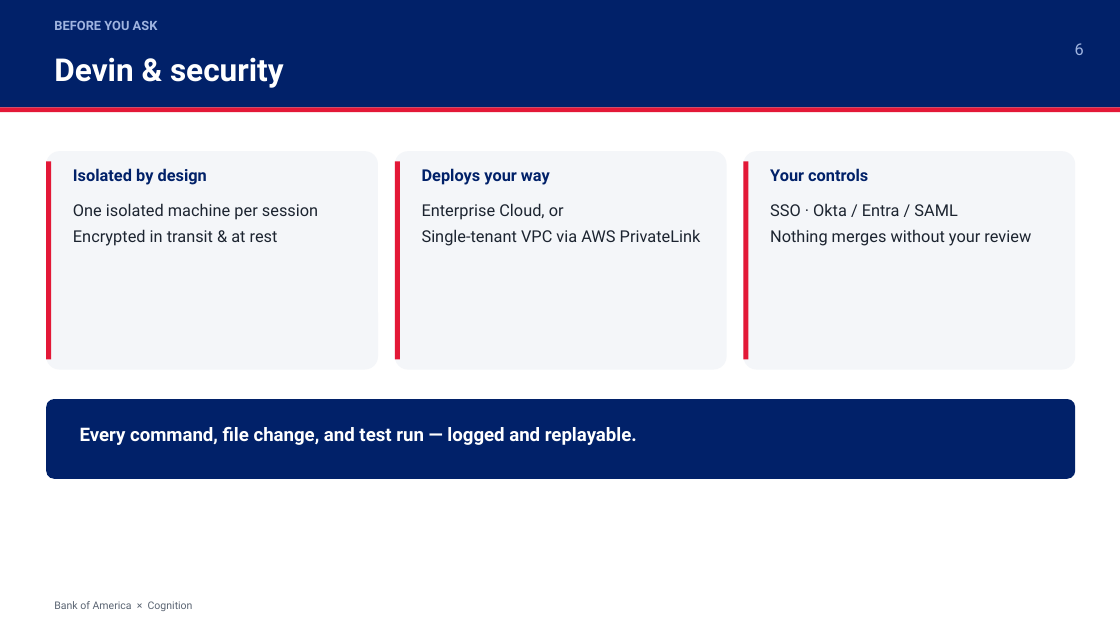
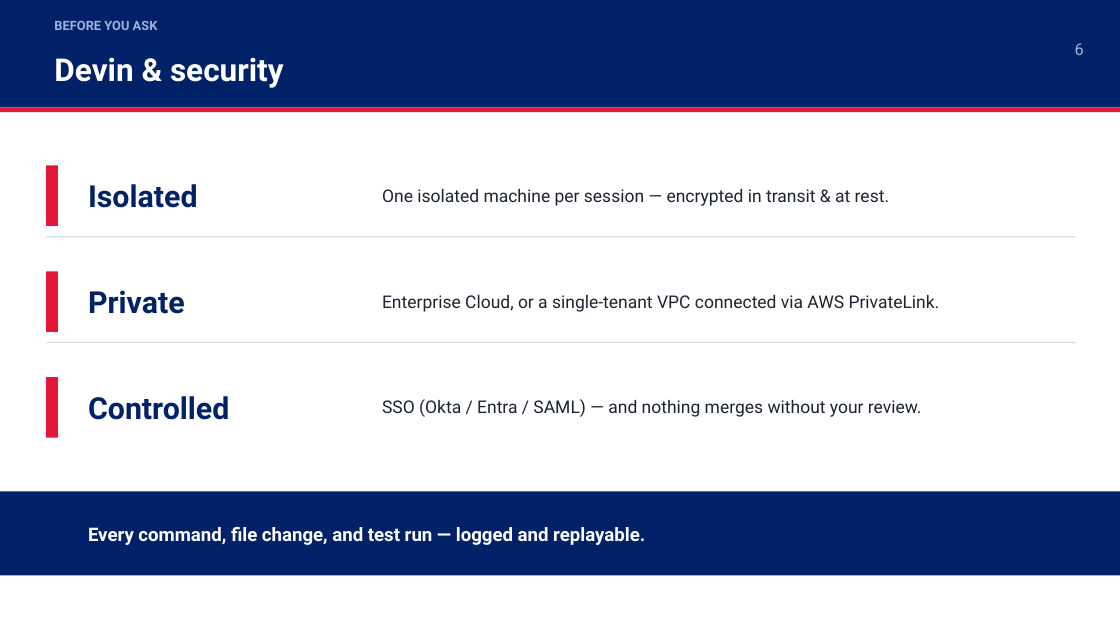
Before and after one commit to torrancefredell/bofa-demo, a slide deck: slide 6 of presentation/BofA_x_Cognition_Devin_Demo.pptx. Drawn at 1120x630 pixels with LibreOffice and Linux fonts; fonts in the diff are those of the drawing. Boxes give left, top, right and bottom in pixels: in the first picture for what was removed or moved away, otherwise in the second. Text is boxed around its words. In the diff, an @@ line names an element or a change of style, - is before the commit and + after.

```diff
--- a/presentation/BofA_x_Cognition_Devin_Demo.pptx
+++ b/presentation/BofA_x_Cognition_Devin_Demo.pptx
@@ rounded rectangle removed at bbox=[46, 151, 378, 370] @@
@@ rectangle added at bbox=[46, 166, 58, 226], fill #E31837 @@
@@ vertical alignment top to middle in 5 elements at bbox=[88, 527, 645, 545], bbox=[382, 295, 940, 312], bbox=[382, 189, 889, 206], bbox=[382, 399, 922, 417], bbox=[88, 184, 198, 208] @@
@@ rounded rectangle removed at bbox=[395, 151, 727, 370] @@
@@ rectangle removed at bbox=[395, 161, 400, 360] @@
@@ text removed at bbox=[422, 168, 550, 185] @@
-Deploys your way
@@ rounded rectangle removed at bbox=[744, 151, 1075, 370] @@
@@ rectangle removed at bbox=[744, 161, 749, 360] @@
@@ text removed at bbox=[770, 168, 868, 181] @@
-Your controls
@@ text at bbox=[88, 184, 198, 208]: text changed; size 14 to 26 pt @@
-Isolated by design
+Isolated
@@ text at bbox=[382, 189, 889, 206]: text changed; size 14 to 15 pt @@
-One isolated machine per session
-Encrypted in transit & at rest
+One isolated machine per session — encrypted in transit & at rest.
@@ rectangle added at bbox=[46, 236, 1075, 238], fill #D5DCE8 @@
@@ rectangle: place and size @@
-rectangle at bbox=[46, 161, 51, 360]
+rectangle at bbox=[46, 271, 58, 332]
@@ text added at bbox=[88, 290, 185, 314], 26 pt, text #012169, bold @@
+Private
@@ text at bbox=[382, 295, 940, 312]: text changed; size 14 to 15 pt @@
-Enterprise Cloud, or
-Single-tenant VPC via AWS PrivateLink
+Enterprise Cloud, or a single-tenant VPC connected via AWS PrivateLink.
@@ rectangle added at bbox=[46, 342, 1075, 344], fill #D5DCE8 @@
@@ rectangle added at bbox=[46, 377, 58, 438], fill #E31837 @@
@@ rounded rectangle removed at bbox=[46, 399, 1075, 479] @@
@@ text added at bbox=[88, 396, 229, 420], 26 pt, text #012169, bold @@
+Controlled
@@ text at bbox=[382, 399, 922, 417]: text changed; size 14 to 15 pt @@
-SSO · Okta / Entra / SAML
-Nothing merges without your review
+SSO (Okta / Entra / SAML) — and nothing merges without your review.
@@ rectangle added at bbox=[0, 492, 1120, 576], fill #012169 @@
@@ text "Every command, file change, and ...": place and size @@
-text "Every command, file change, and ..." at bbox=[80, 427, 637, 445]
+text "Every command, file change, and ..." at bbox=[88, 527, 645, 545]
@@ text removed at bbox=[54, 601, 193, 611] @@
-Bank of America × Cognition
```
Also in this commit, not shown: 1 other file.
